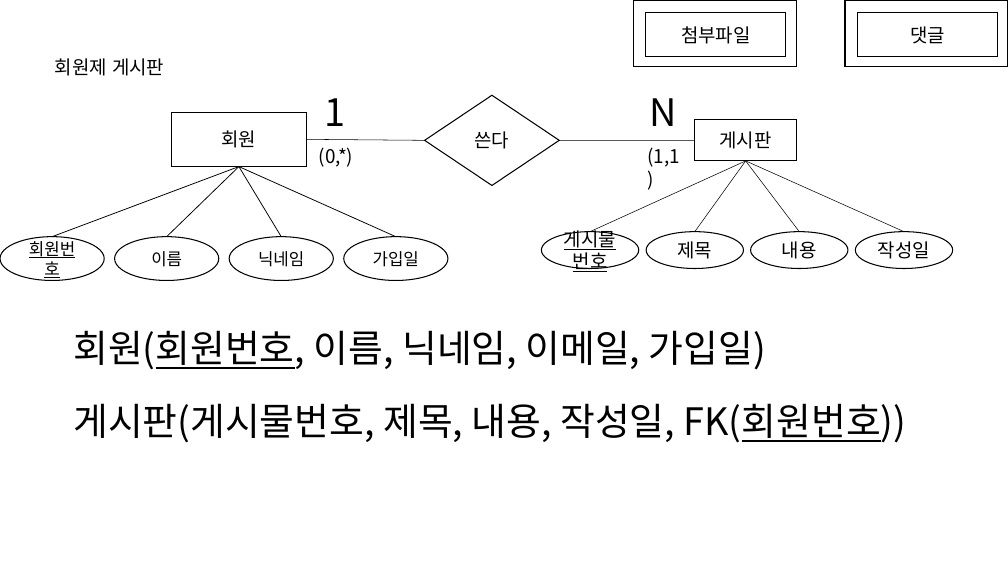
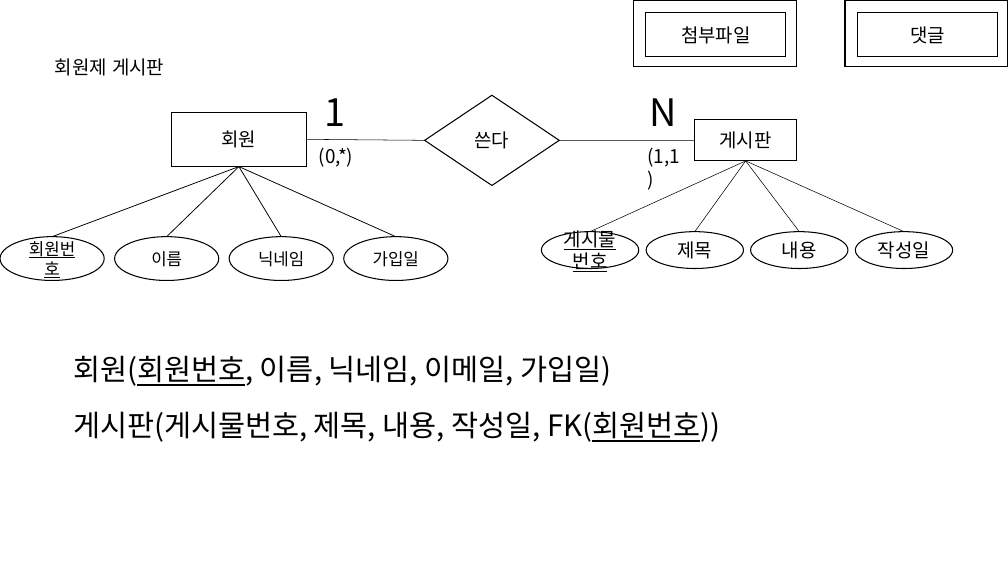
Before and after one commit to himediajrjin/classProject, a slide deck: slide 1 of sql/회원게시판.pptx. Drawn at 1008x567 pixels with LibreOffice and Linux fonts; fonts in the diff are those of the drawing. Boxes give left, top, right and bottom in pixels: in the first picture for what was removed or moved away, otherwise in the second. Text is boxed around its words. In the diff, an @@ line names an element or a change of style, - is before the commit and + after.

```diff
--- a/sql/회원게시판.pptx
+++ b/sql/회원게시판.pptx
@@ text "회원(회원번호, 이름, 닉네임, 이메일, 가입일)" at box(73, 355, 611, 386): size 36 to 28 pt @@
@@ text "회원(회원번호, 이름, 닉네임, 이메일, 가입일)": place and size @@
-text "회원(회원번호, 이름, 닉네임, 이메일, 가입일)" at box(73, 330, 766, 370)
+text "회원(회원번호, 이름, 닉네임, 이메일, 가입일)" at box(73, 355, 611, 386)
@@ text "게시판(게시물번호, 제목, 내용, 작성일, FK(회원번호))": place and size @@
-text "게시판(게시물번호, 제목, 내용, 작성일, FK(회원번호))" at box(73, 403, 907, 443)
+text "게시판(게시물번호, 제목, 내용, 작성일, FK(회원번호))" at box(73, 411, 720, 442)
@@ text "게시판(게시물번호, 제목, 내용, 작성일, FK(회원번호))" at box(73, 411, 720, 442): size 36 to 28 pt @@
```
Also in this commit, not shown: 1 slide added, 5 other files.
